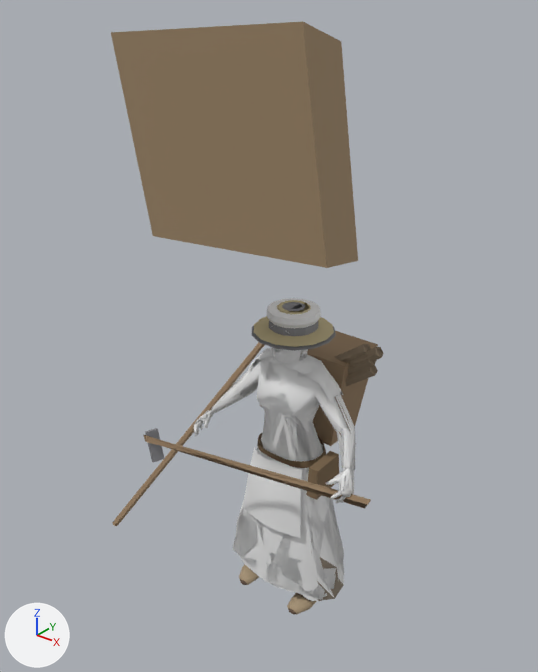
Before and after pictures for a commit that changed the glTF model game/assets/modelle/figuren/probe/passant_probe_frau.glb.
Both versions are drawn from a 50 mm camera at (1.88, -2.56, 3.01) aimed at (-0.09, -0.1, 1.49). The lights are fixed; the arrows at lower left show +X, +Y and +Z. The older version comes first.

Objects in the first picture: 'Fern_bettler', 'Fern_gebende', 'Fern_haube', 'Last', 'Nah_bettler', 'Nah_gebende', 'Werkzeug', 'Zub_buendel', 'Zub_kiepe', 'Zub_schuerze', 'Zub_stab', 'Zub_stroh' and 6 more.
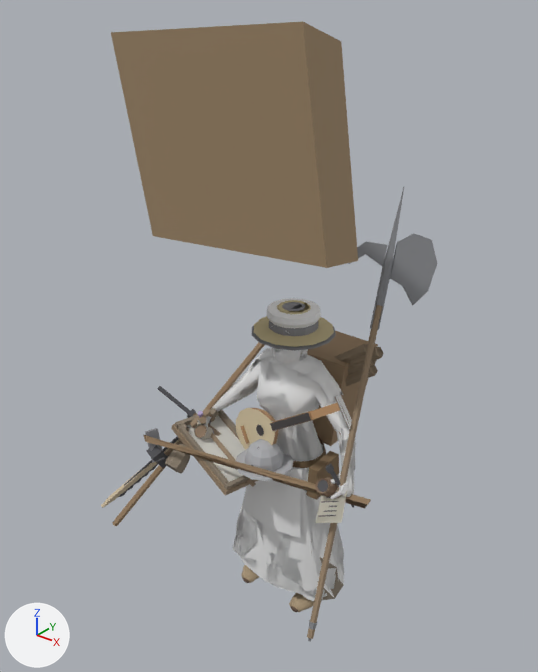
The change, as a diff of the scene's bpy script:
```diff
--- a/game/assets/modelle/figuren/probe/passant_probe_frau.glb.py
+++ b/game/assets/modelle/figuren/probe/passant_probe_frau.glb.py
@@ ob_hellebarde @@
+ob_hellebarde = bpy.data.objects.new('Hellebarde', me_hellebarde)  # 100 vertices, 156 faces; spans x 0.19..0.51, y -0.55..0.4, z 0.3..2.17
+ob_hellebarde.location = (0.0, 0.0, 0.0)
@@ ob_rechenpfennig @@
+ob_rechenpfennig = bpy.data.objects.new('Rechenpfennig', me_rechenpfennig)  # 44 vertices, 44 faces; spans x -0.444..0.518, y -0.375..-0.204, z 0.808..0.95
+ob_rechenpfennig.location = (0.0, 0.0, 0.0)
@@ ob_uebungsschwert @@
+ob_uebungsschwert = bpy.data.objects.new('Uebungsschwert', me_uebungsschwert)  # 34 vertices, 52 faces; spans x -0.661..-0.376, y -0.743..-0.138, z 0.602..1.014
+ob_uebungsschwert.location = (0.0, 0.0, 0.0)
@@ ob_lappen @@
+ob_lappen = bpy.data.objects.new('Lappen', me_lappen)  # 144 vertices, 232 faces; spans x -0.478..0.139, y -0.389..-0.11, z 0.834..1.01
+ob_lappen.location = (0.0, 0.0, 0.0)
@@ ob_muenzbeutel @@
+ob_muenzbeutel = bpy.data.objects.new('Muenzbeutel', me_muenzbeutel)  # 107 vertices, 136 faces; spans x 0.3273..0.4112, y -0.3119..-0.1973, z 0.8728..0.9792
+ob_muenzbeutel.location = (0.0, 0.0, 0.0)
@@ ob_sieb @@
+ob_sieb = bpy.data.objects.new('Sieb', me_sieb)  # 109 vertices, 162 faces; spans x -0.508..-0.016, y -0.453..-0.077, z 0.757..0.986
+ob_sieb.location = (0.0, 0.0, 0.0)
@@ ob_dochtstab @@
+ob_dochtstab = bpy.data.objects.new('Dochtstab', me_dochtstab)  # 228 vertices, 272 faces; spans x -0.504..-0.01, y -0.326..-0.041, z 0.599..0.979
+ob_dochtstab.location = (0.0, 0.0, 0.0)
@@ ob_laute @@
+ob_laute = bpy.data.objects.new('Laute', me_laute)  # 89 vertices, 138 faces; spans x -0.233..0.376, y -0.267..-0.115, z 0.876..1.328
+ob_laute.location = (0.0, 0.0, 0.0)
@@ ob_krug @@
+ob_krug = bpy.data.objects.new('Krug', me_krug)  # 120 vertices, 144 faces; spans x -0.4484..-0.3332, y -0.332..-0.1873, z 0.8356..0.9778
+ob_krug.location = (0.0, 0.0, 0.0)
@@ ob_kelle @@
+ob_kelle = bpy.data.objects.new('Kelle', me_kelle)  # 16 vertices, 24 faces; spans x -0.833..-0.359, y -0.291..0.07, z 0.578..1.008
+ob_kelle.location = (0.0, 0.0, 0.0)
@@ ob_meissel @@
+ob_meissel = bpy.data.objects.new('Meissel', me_meissel)  # 24 vertices, 36 faces; spans x 0.353..0.499, y -0.268..-0.203, z 0.847..1.046
+ob_meissel.location = (0.0, 0.0, 0.0)
@@ ob_schlaegel @@
+ob_schlaegel = bpy.data.objects.new('Schlaegel', me_schlaegel)  # 56 vertices, 72 faces; spans x -0.482..-0.371, y -0.481..-0.177, z 0.737..0.987
+ob_schlaegel.location = (0.0, 0.0, 0.0)
@@ ob_drechseleisen @@
+ob_drechseleisen = bpy.data.objects.new('Drechseleisen', me_drechseleisen)  # 24 vertices, 36 faces; spans x -0.674..-0.325, y -0.301..-0.187, z 0.861..1.095
+ob_drechseleisen.location = (0.0, 0.0, 0.0)
@@ ob_saege @@
+ob_saege = bpy.data.objects.new('Saege', me_saege)  # 54 vertices, 100 faces; spans x -0.632..-0.388, y -0.679..-0.147, z 0.619..1.018
+ob_saege.location = (0.0, 0.0, 0.0)
@@ ob_hammer @@
+ob_hammer = bpy.data.objects.new('Hammer', me_hammer)  # 16 vertices, 20 faces; spans x -0.572..-0.398, y -0.526..-0.178, z 0.726..0.984
+ob_hammer.location = (0.0, 0.0, 0.0)
```

Where the change shows, as pixel boxes (x1, y1, x2, y2) in the pictures (538 x 672 px):
'Hellebarde', added: after (307, 187, 437, 642)
'Sieb', added: after (171, 410, 258, 496)
'Laute', added (beige): after (236, 402, 340, 450)
'Lappen', added: after (209, 422, 294, 481)
'Rechenpfennig', added: after (316, 485, 347, 523)
'Uebungsschwert', added: after (101, 408, 219, 508)
'Schlaegel', added: after (165, 443, 190, 473)
'Saege', added: after (119, 408, 215, 497)
'Muenzbeutel', added: after (315, 477, 338, 497)
'Hammer', added: after (147, 440, 182, 468)
'Drechseleisen', added: after (157, 386, 221, 436)
'Krug', added: after (194, 423, 215, 439)
'Dochtstab', added: after (210, 433, 256, 487)
'Meissel', added: after (325, 464, 354, 508)
'Kelle', added (mostly hidden): after (199, 417, 206, 424)
